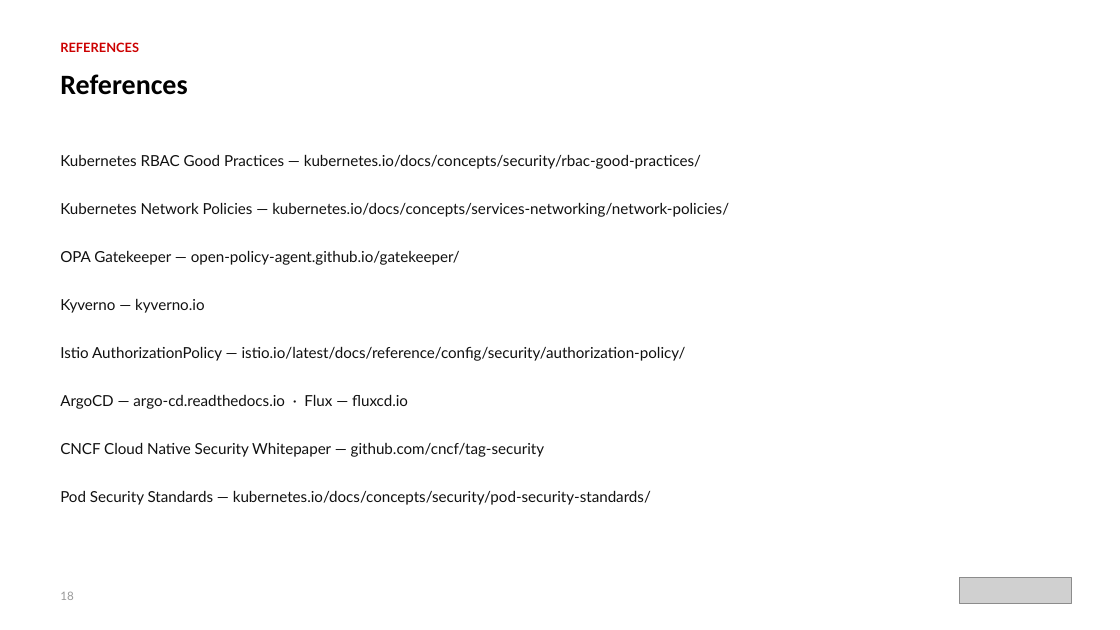
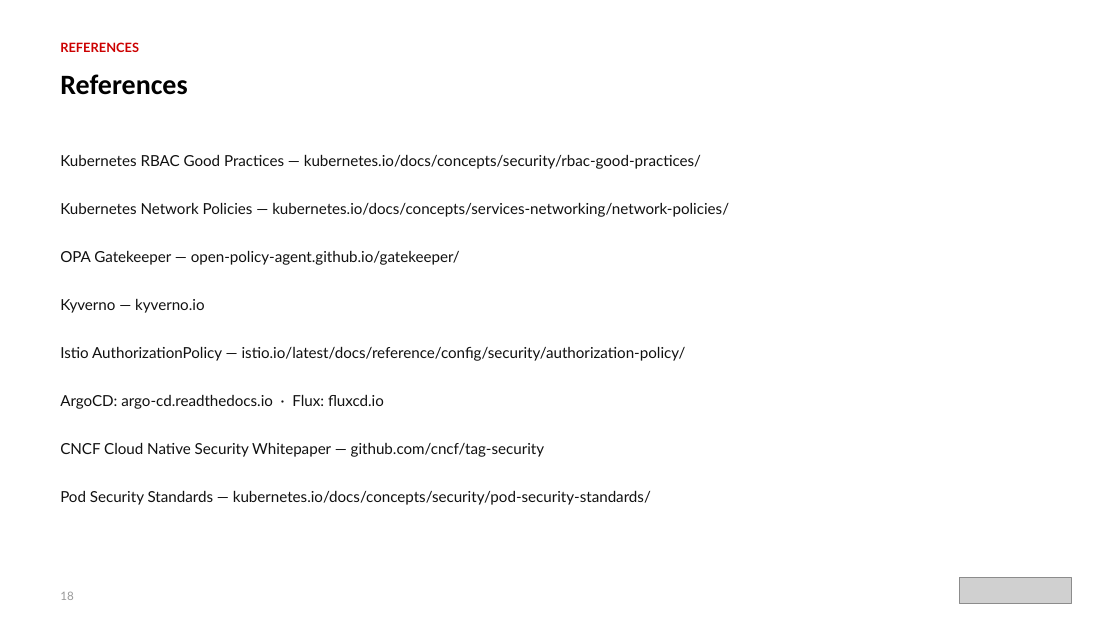
Before and after one commit to patterncatalyst/cloud-native-design-patterns, a slide deck: slide 18 of lgtm-presentation/K8s-Environment-Access-Policies.pptx. Drawn at 1120x630 pixels with LibreOffice and Linux fonts; fonts in the diff are those of the drawing; grey boxes stand for pictures. Boxes give left, top, right and bottom in pixels: in the first picture for what was removed or moved away, otherwise in the second. Text is boxed around its words. In the diff, an @@ line names an element or a change of style, - is before the commit and + after.

```diff
--- a/lgtm-presentation/K8s-Environment-Access-Policies.pptx
+++ b/lgtm-presentation/K8s-Environment-Access-Policies.pptx
@@ text at [60, 394, 384, 409]: text changed @@
-ArgoCD — argo-cd.readthedocs.io · Flux — fluxcd.io
+ArgoCD: argo-cd.readthedocs.io · Flux: fluxcd.io
```
Also in this commit, not shown: 9 other slides changed, 5 other files.
